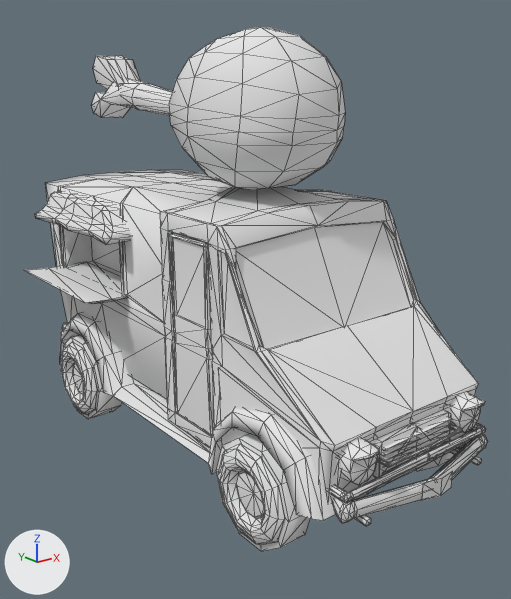
An edit to the OBJ model Game/_vs2015/release_dynamic_exe/mge/models/TurkeyVan.obj, drawn before and after from the same camera.
One viewpoint serves both versions: a 50 mm camera at (-4.69, -6.25, 3.89) aimed at (0.05, -0.33, 1.52). Every picture has the same lights, and +X, +Y and +Z are marked at lower left. Mesh edges are drawn as thin lines. Where no turn or scale is listed for an object, it has been applied to the vertices. Vertices at the same position are counted once.

Objects in the first picture: 'TurkeyVan'.
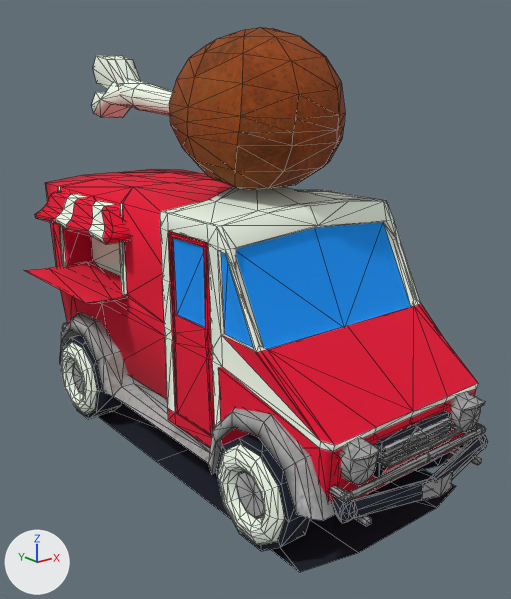
What changed in the scene script:
```text
Add img_turkeycancentered_1001_albedotransparency_png:
    img_turkeycancentered_1001_albedotransparency_png = load_image('TurkeyCanCentered_1001_AlbedoTransparency.png', 'TurkeyCanCentered_1001_AlbedoTransparency.png', 2048, 2048, 'sRGB')
Add mat_turkeyvan1_initialshadinggroup:
    mat_turkeyvan1_initialshadinggroup = principled_material('TurkeyVan1:initialShadingGroup')
    mat_turkeyvan1_initialshadinggroup.texture = img_turkeycancentered_1001_albedotransparency_png
    mat_turkeyvan1_initialshadinggroup.roughness = 1.0
Change me_turkeyvan:
    used by ob_turkeyvan; location = (0.0, 0.0, 0.0)
    verts and faces of me_turkeyvan; kept vertices keep their numbers, new ones are numbered from 1939
    remove me_turkeyvan.from_pydata(...)  # 1939 vertices, 3412 faces; spans x -1.56..1.45, y -2.96..2.89, z -0.25..4.35
    add me_turkeyvan.from_pydata(...)  # 1951 vertices, 3424 faces; spans x -1.56..1.45, y -2.96..2.89, z -0.27..4.35
    me_turkeyvan part 1
    add verts[1939] = (-0.51, -2.53, -0.27)  # pixel (358, 552)
    add verts[1940] = (-0.51, 2.45, -0.27)
    add verts[1941] = (-0.51, 0.03, -0.27)
    add for new, old in zip([1942, 1943, 1944], [1939, 1940, 1941]): verts[new] = verts[old] + (1.14, 0.0, 0.0)
    add verts[1945] = (-1.11, -2.4, -0.27)  # pixel (299, 572)
    add verts[1946] = (1.11, -2.41, -0.27)  # pixel (456, 486)
    add verts[1947] = (-1.11, 2.34, -0.27)  # pixel (68, 393)
    add verts[1948] = (1.11, 2.34, -0.27)
    add verts[1949] = (-1.11, 0.03, -0.27)  # pixel (155, 461)
    add verts[1950] = (1.11, 0.03, -0.27)
    add faces += [(1941, 1947, 1949), (1940, 1947, 1941), (1940, 1941, 1944), (1940, 1944, 1943), (1944, 1950, 1948), (1943, 1944, 1948)]
    add faces += [(1939, 1941, 1945), (1941, 1949, 1945), (1939, 1942, 1941), (1941, 1942, 1944), (1942, 1946, 1944), (1944, 1946, 1950)]
    me_turkeyvan part 2: 3412 faces spanning x -1.56..1.45, y -2.96..2.89, z -0.25..4.35 switch from mat_initialshadinggroup (white #e7e7e7) to mat_turkeyvan1_initialshadinggroup (picture img_turkeycancentered_1001_albedotransparency_png)
```

Pixel boxes (x1, y1, x2, y2) of what changed, in the pictures (511 x 599 px):
'TurkeyVan', reshaped: before (24, 27, 487, 551); after (24, 27, 487, 572)
part 1 of me_turkeyvan, added (black): after (98, 403, 456, 572)
part 2 of me_turkeyvan, recoloured: (24, 27, 487, 551) in both
